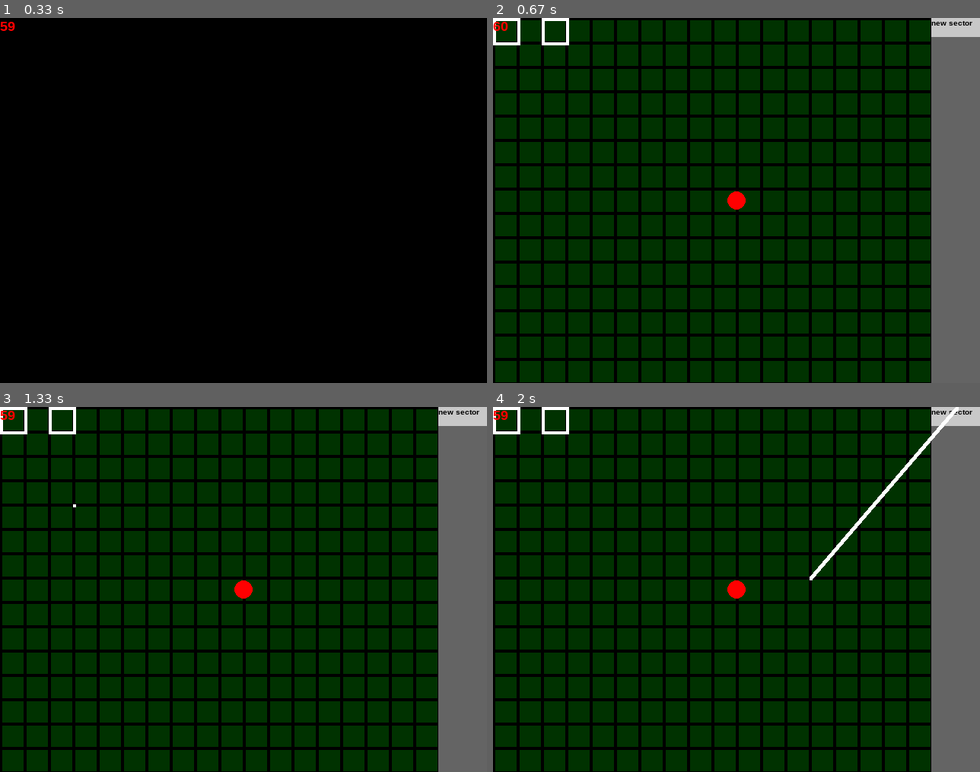
Above: before the commit, frames 1-4 (two rows, left to right).
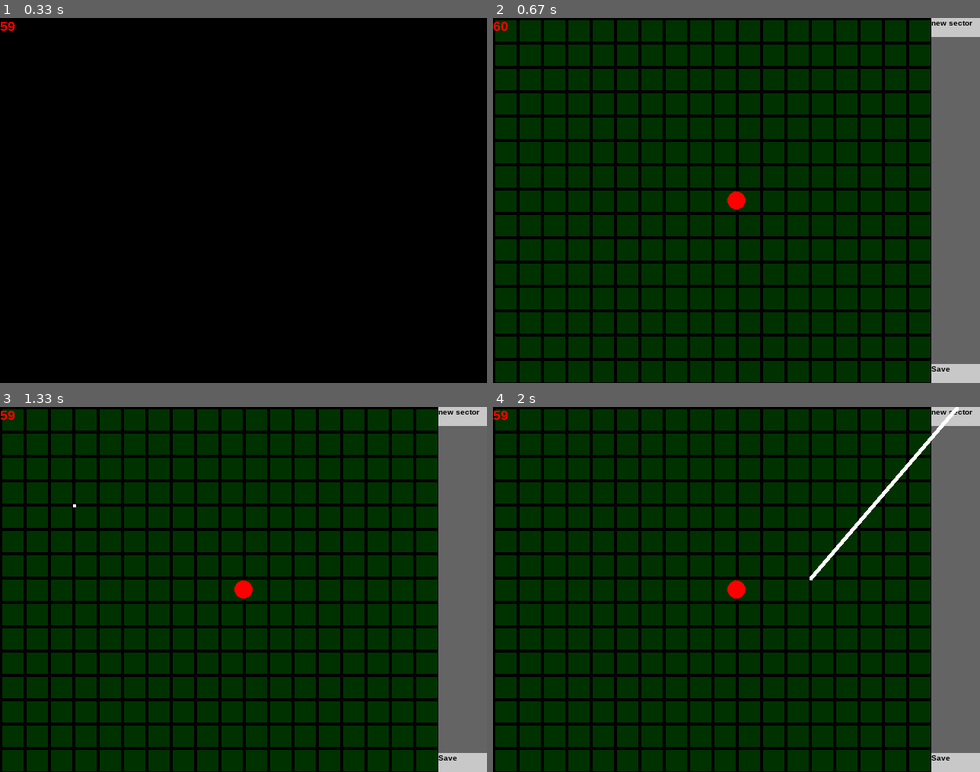
Above: after the commit, the same moments.

Repository: ArtonLong/pygame
Game: pygame game, started from 3d_rendering/main.py
Same seed, same stepped clock (60 frames per second), same inputs: the game is played once before the commit and once after it.
Inputs (mouse positions are in pixels of both pictures, inside the frame that each line leads up to):
- Up to frame 1 (0.33 s): no input
- Up to frame 2 (0.67 s): tap I at 0.33 s
- Up to frame 3 (1.33 s): press the mouse at (462, 414) at 0.7 s; move the mouse to (316, 447) at 0.8 s; release the mouse at (170, 476) at 0.93 s; press the mouse at (462, 414) at 1.03 s; move the mouse to (272, 458) at 1.13 s; release the mouse at (77, 501) at 1.27 s
- Up to frame 4 (2 s): press the mouse at (955, 414) at 1.37 s; move the mouse to (770, 469) at 1.47 s; release the mouse at (580, 520) at 1.6 s; press the mouse at (955, 414) at 1.7 s; move the mouse to (882, 490) at 1.8 s; release the mouse at (814, 567) at 1.93 s

Frame 1 is identical in both runs. In frame 2, 0.8% of the frame differs, in the area x 0-100%, y 0-100%; in frame 3, 0.8%; in frame 4, 0.8%.

Commit message:
saving and loading map: in progress

Diff:
--- a/3d_rendering/editor.py
+++ b/3d_rendering/editor.py
@@ -2,6 +2,7 @@
 from pygame.locals import *
 import math
 import time
+import json
 
 from settings import *
 from sector import Sector, Wall
@@ -11,9 +12,12 @@
         self.DISPLAY_SURF = surface
         self.player = player
         self.tslc = 0
-        self.sectors:list[Sector] = [Sector(0, 40, 3, 4, [Wall(0,0,32,0,1), Wall(32,0,32,32,2), Wall(32,32,0,32,1), Wall(0,32,0,0,2)]), Sector(0, 40, 1, 2, [Wall(64,96,0,0,3), Wall(96,96,0,32,4), Wall(96,64,32,32,3), Wall(64,64,32,0,4)])]
-        #self.sectors:list[Sector] = []
+
+        self.sectors:list[Sector] = []
+
         self.menu_width = 64
+        self.selected_sector = 0
+        self.selected_wall = 0
         self.grid_scale = 32
 
         self.start_sector_point = None
@@ -21,6 +25,8 @@
         self.is_placing_sector = False
 
         self.new_sector_btn = Button(self.menu_width, 25, SIZE[0]-self.menu_width, 0, "new sector")
+        self.load_btn = Button(self.menu_width, 25, SIZE[0]-self.menu_width, SIZE[1]-50, "Load")
+        self.save_btn = Button(self.menu_width, 25, SIZE[0]-self.menu_width, SIZE[1]-25, "Save")
 
     def handle_click(self):
         current_time = time.time()
@@ -35,7 +41,6 @@
 
     def draw(self):
         color = (0,0,0)
-        #self.mouse_pos = pygame.mouse.get_pos()
 
         vert_lines = int(SIZE[0]//4)
         for v in range(vert_lines):
@@ -47,6 +52,7 @@
         pygame.draw.rect(self.DISPLAY_SURF, (100, 100, 100), ((SIZE[0]-self.menu_width, 0),(self.menu_width, SIZE[1])))
 
         self.new_sector_btn.draw(self.DISPLAY_SURF)
+        self.save_btn.draw(self.DISPLAY_SURF)
 
         for s in self.sectors:
             for w in s.walls:
@@ -58,8 +64,34 @@
             self.place_sector()
             self.is_placing_sector = True
 
+        if self.save_btn.button_click():
+            temp = []
+            for s in self.sectors:
+                temp.append(self.sector_to_dict(s))
+            data = {"sectors": temp}
+            with open(MAP_LOAD, "w") as json_file:
+                json.dump(data, json_file, indent=4)
+
+        if self.load_btn.button_click():
+            with open(MAP_LOAD, "r") as json_file:
+                data = json.load(json_file)
+            for s in data["sectors"]:
+                self.sectors.append(self.dict_to_sectors(s))
+
+    def dict_to_sectors(self, d:dict):
+        s = Sector(**d)
+        for i, w in enumerate(s.walls):
+            s.walls[i] = Wall(**w)
+        return s
+
+    def sector_to_dict(self, s:Sector):
+        s_dict = s.__dict__
+        for i, w in enumerate(s_dict["walls"]):
+            s_dict["walls"][i] = w.__dict__
+        return s_dict
+
     def place_sector(self):
-        new_sector = Sector(0,200,1,2, [])
+        new_sector = Sector(0,40,1,2, [])
         self.sectors.append(new_sector)
 
     def placing_walls(self):
--- a/3d_rendering/sector.py
+++ b/3d_rendering/sector.py
@@ -8,11 +8,11 @@
         self.c = c
 
 class Sector:
-    def __init__(self, z1, z2, ct, cb, walls: list[Wall]):
+    def __init__(self, z1, z2, ct, cb, walls: list[Wall], d=0, surf=[0]*WIDTH, surface=0):
         self.z1, self.z2 = z1, z2
         self.ct, self.cb = ct, cb
-        self.d = 0
-        self.surf = [0] * WIDTH
-        self.surface = 0
+        self.d = d
+        self.surf = surf
+        self.surface = surface
 
         self.walls = walls
--- a/3d_rendering/settings.py
+++ b/3d_rendering/settings.py
@@ -9,5 +9,7 @@
 PIXEL_SCALE = int(4//RESULUTION)
 SIZE = (WIDTH*PIXEL_SCALE, HEIGHT*PIXEL_SCALE)
 
+MAP_LOAD = "./3d_rendering/map.json"
+
 # NUM_SECTORS = 4
 # NUM_WALLS = 16
